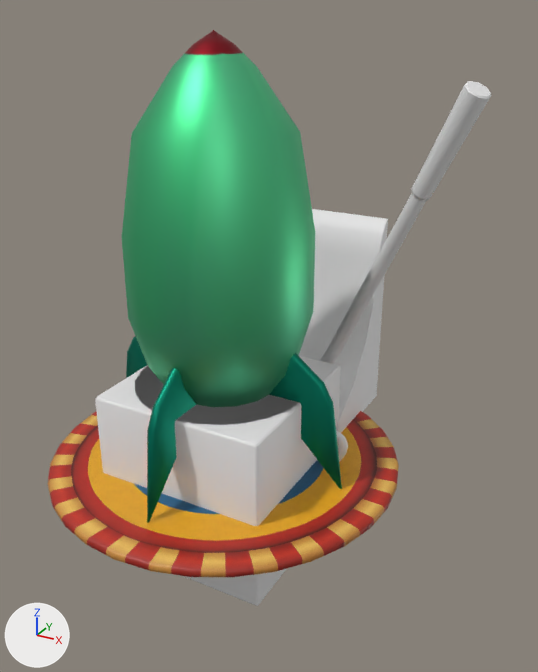
The Blender file addon/assets/objects.blend as it was, and as the next commit left it.
Both versions are drawn from a camera (50 mm lens) standing at (4.03, -6.26, 4.79) and looking at (0.25, 0.6, 1.36). The lights are fixed; the arrows at lower left show +X, +Y and +Z. The first picture is the older version.

The scene before the commit, as lines of its bpy script (objects in view):
```python
ob_cube = bpy.data.objects.new('CUBE', me_cube)
ob_cube.location = (0.0, 0.0, 0.0)
ob_cylinder = bpy.data.objects.new('CYLINDER', me_cylinder_001)
ob_cylinder.location = (0.0, 0.0, 0.0)
ob_golf_club = bpy.data.objects.new('GOLF_CLUB', me_cylinder_005)
ob_golf_club.location = (0.0, 0.0, 0.0)
ob_monkey = bpy.data.objects.new('MONKEY', me_suzanne)
ob_monkey.location = (0.0, 0.0, 0.0)
ob_ramp = bpy.data.objects.new('RAMP', me_cylinder_002)
ob_ramp.location = (0.0, 0.0, 0.0)
ob_rocket = bpy.data.objects.new('ROCKET', me_plane_004)
ob_rocket.location = (0.0, 0.0, 0.0)
# also in view: 'BOUNCE_PAD' at (0.0, 0.0, 0.0)
```
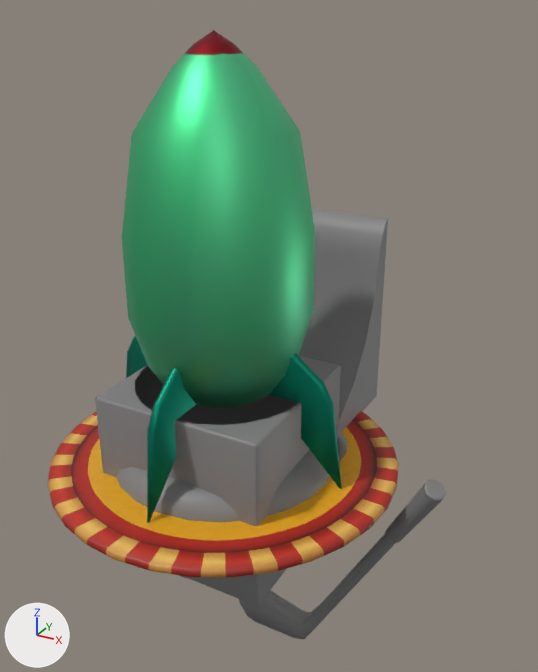
What differs and where, as boxes (x1, y1, x2, y2) in the pictures (538 x 672 px):
'CUBE', recoloured (white to grey)
    both: (95, 356, 341, 606)
'RAMP', recoloured (white to grey)
    both: (299, 209, 388, 433)
'GOLF_CLUB', recoloured, moved
    before: (320, 81, 491, 364)
    after: (239, 480, 446, 639)
'TORUS', added
    after: (116, 450, 330, 523)
'CYLINDER', recoloured (darker)
    both: (135, 367, 301, 425)
'MONKEY', recoloured (darker)
    both: (336, 431, 348, 462)

Patch to the scene script:
```diff
--- a/addon/assets/objects.blend.py
+++ b/addon/assets/objects.blend.py
@@ mat_base_material @@
 mat_base_material = principled_material('Base_Material')
-mat_base_material.base_color = (0.8, 0.8, 0.8)  # white #e7e7e7
+mat_base_material.base_color = (0.214, 0.214, 0.214)  # grey #7f7f7f
@@ me_cylinder_005 @@
 # used by ob_golf_club; location = (0.0, 0.0, 0.0)
-me_cylinder_005.from_pydata(...)  # 96 vertices, 87 faces; spans x -0.62..2.51, y 0.18..1.52, z 0.21..4.24
+me_cylinder_005.from_pydata(...)  # 96 vertices, 87 faces; spans x -0.62..2.51, y 0.18..1.52, z -3.79..0.24
+# me_cylinder_005 part 1: the whole mesh is moved by (0.0, 0.0, -4.0)
 me_cylinder_005.materials.append(mat_base_material)
@@ me_torus @@
+me_torus.from_pydata(...)  # a torus around z (ring radius 1.0, tube radius 0.3) spanning x -1.3..1.3, y -1.3..1.3, z -0.3..0.3
+me_torus.polygons.foreach_set('use_smooth', [True] * 288)
+me_torus.materials.append(mat_base_material)  # grey #7f7f7f
@@ ob_torus @@
+ob_torus = bpy.data.objects.new('TORUS', me_torus)
+ob_torus.location = (0.0, 0.0, 0.0)
```
